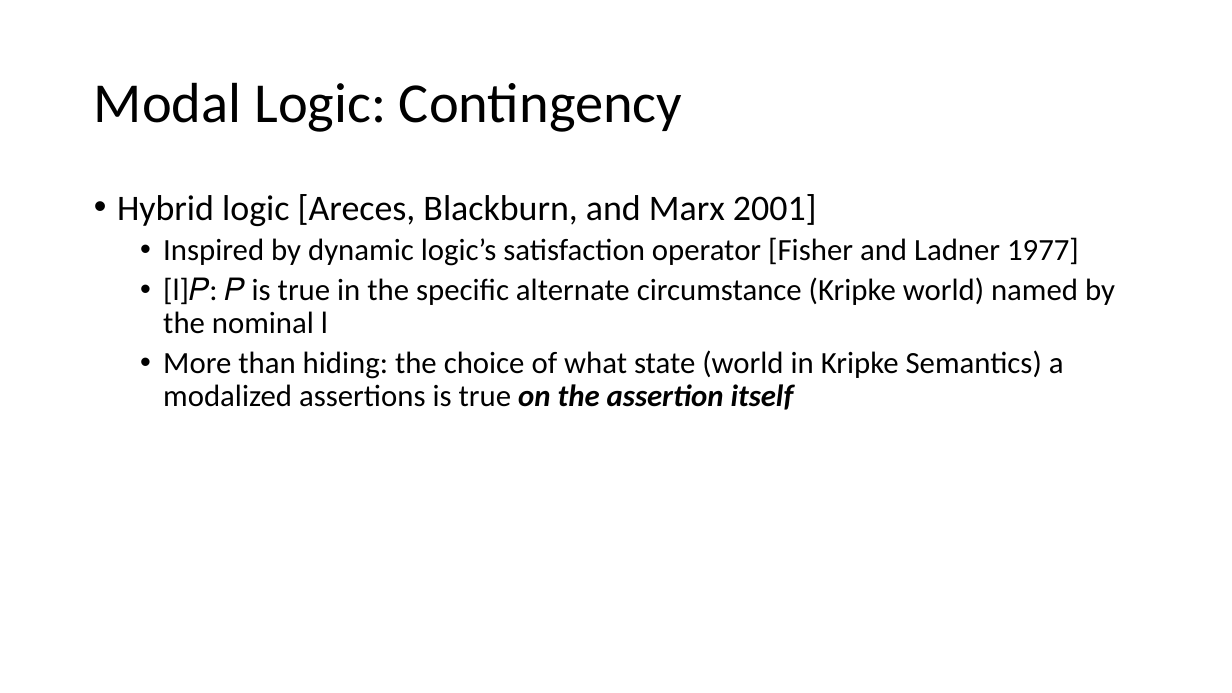
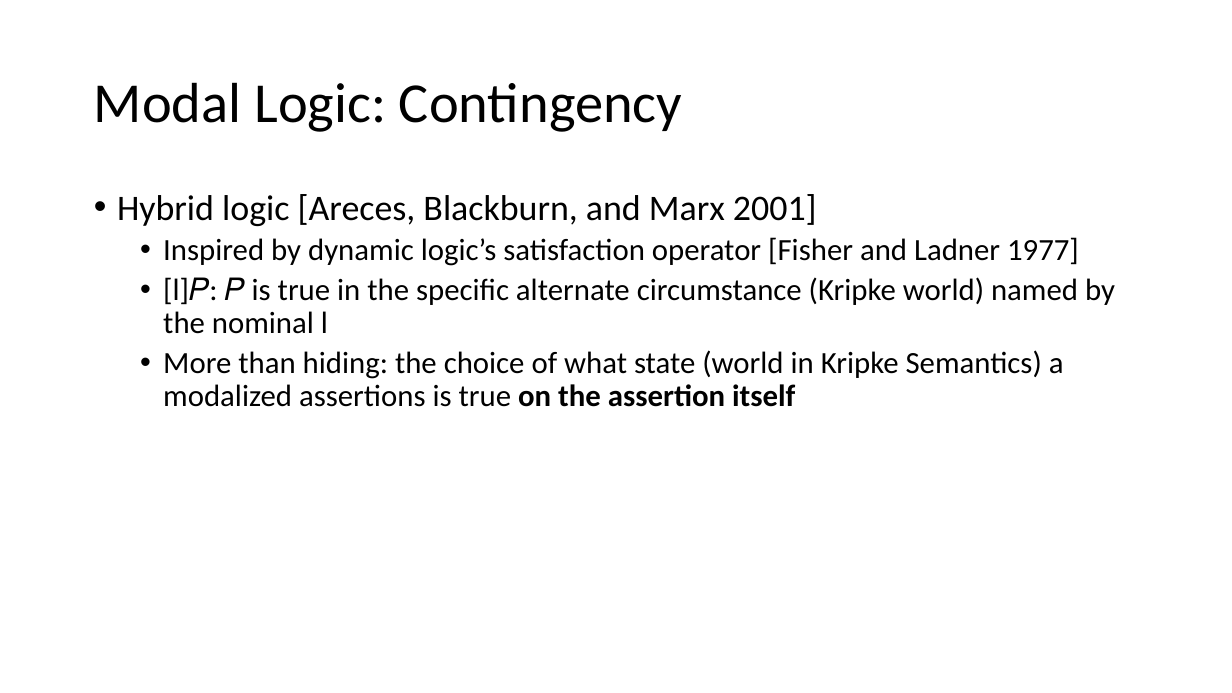
Before and after one commit to Contingent-Systems/modal_abstractions_presentations, a slide deck: slide 17 of upenn_may_24/proposal.pptx. Drawn at 1232x693 pixels with LibreOffice and Linux fonts; fonts in the diff are those of the drawing. Boxes give left, top, right and bottom in pixels: in the first picture for what was removed or moved away, otherwise in the second. Text is boxed around its words. In the diff, an @@ line names an element or a change of style, - is before the commit and + after.

```diff
--- a/upenn_may_24/proposal.pptx
+++ b/upenn_may_24/proposal.pptx
@@ text at <box>163,350,1064,407</box>: italic off in "on the assertion itself" @@
```
Also in this commit, not shown: 10 other slides changed.
